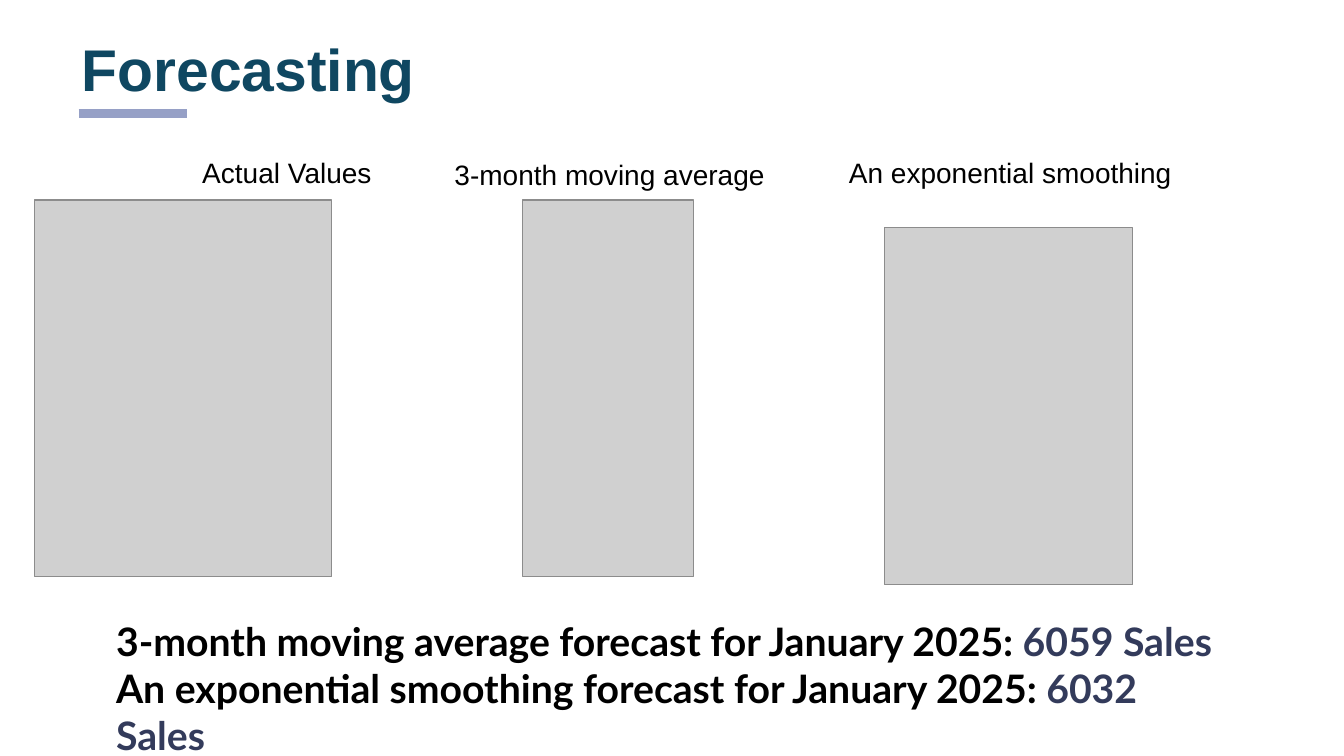
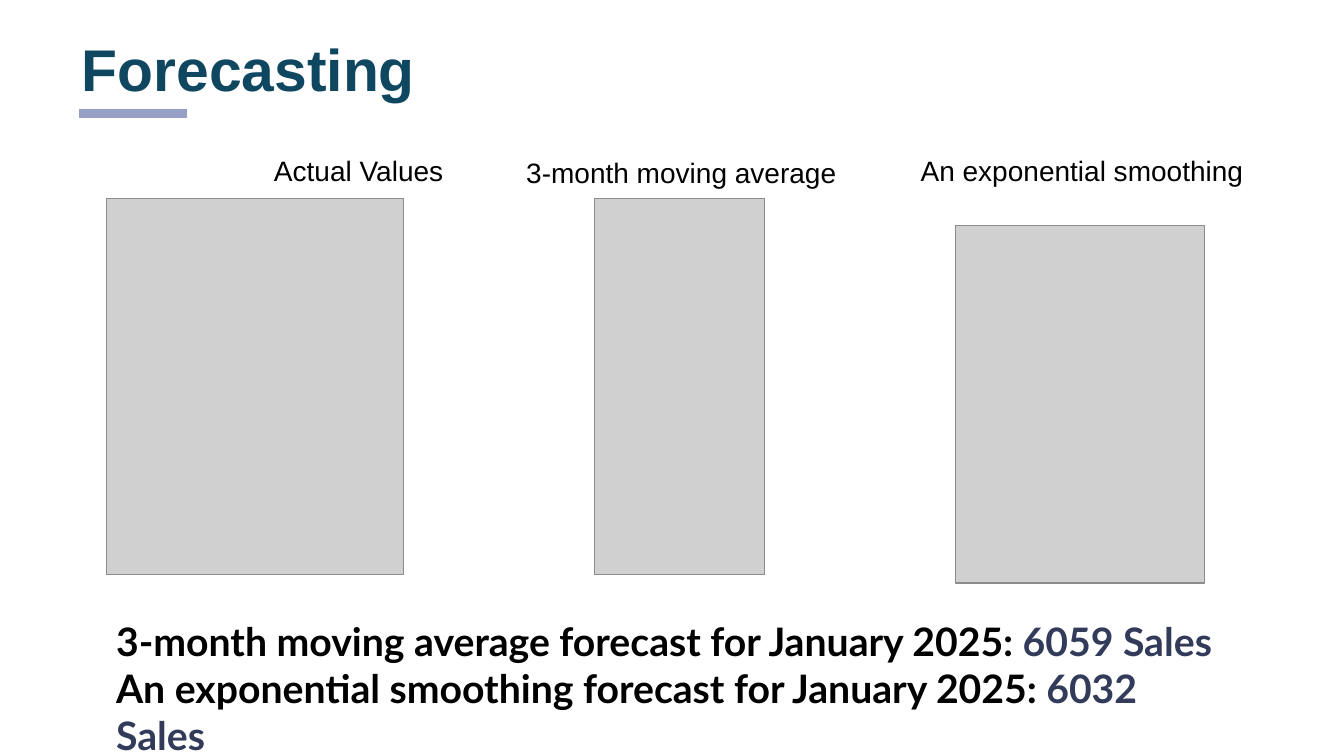
Before and after one commit to Elena-R-P/analytics, a slide deck: slide 13 of TechGear/TechGearCase.pptx (slide 7 before the commit). Drawn at 1344x756 pixels with LibreOffice and Linux fonts; fonts in the diff are those of the drawing; grey boxes stand for pictures. Boxes give left, top, right and bottom in pixels: in the first picture for what was removed or moved away, otherwise in the second. Text is boxed around its words. In the diff, an @@ line names an element or a change of style, - is before the commit and + after.

```diff
--- a/TechGear/TechGearCase.pptx
+++ b/TechGear/TechGearCase.pptx
@@ 3 texts, 2 pictures: place and size @@
-3 texts, 2 pictures at <box>202,162,1171,585</box>
+3 texts, 2 pictures at <box>274,160,1243,583</box>
@@ picture: place and size @@
-picture at <box>34,200,332,577</box>
+picture at <box>107,199,404,576</box>
```
Also in this commit, not shown: 5 other slides changed, 13 slides added, 33 other files.
